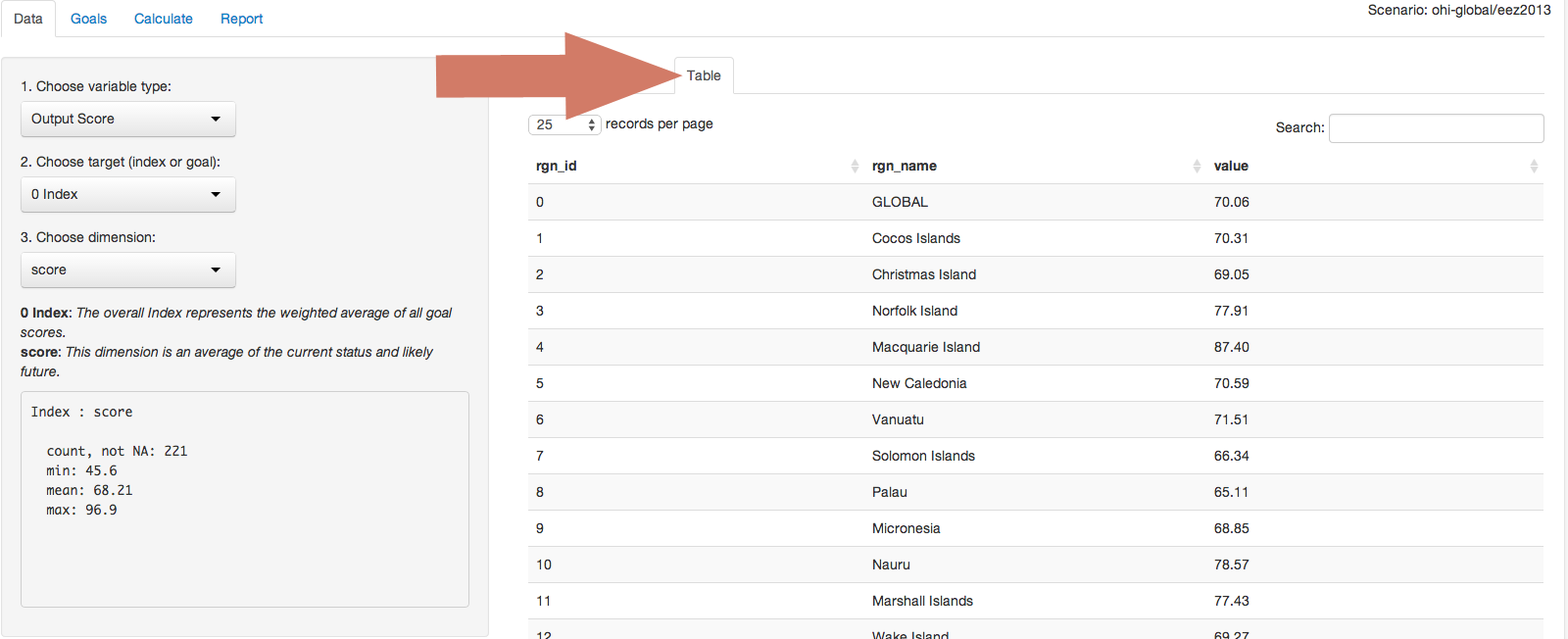
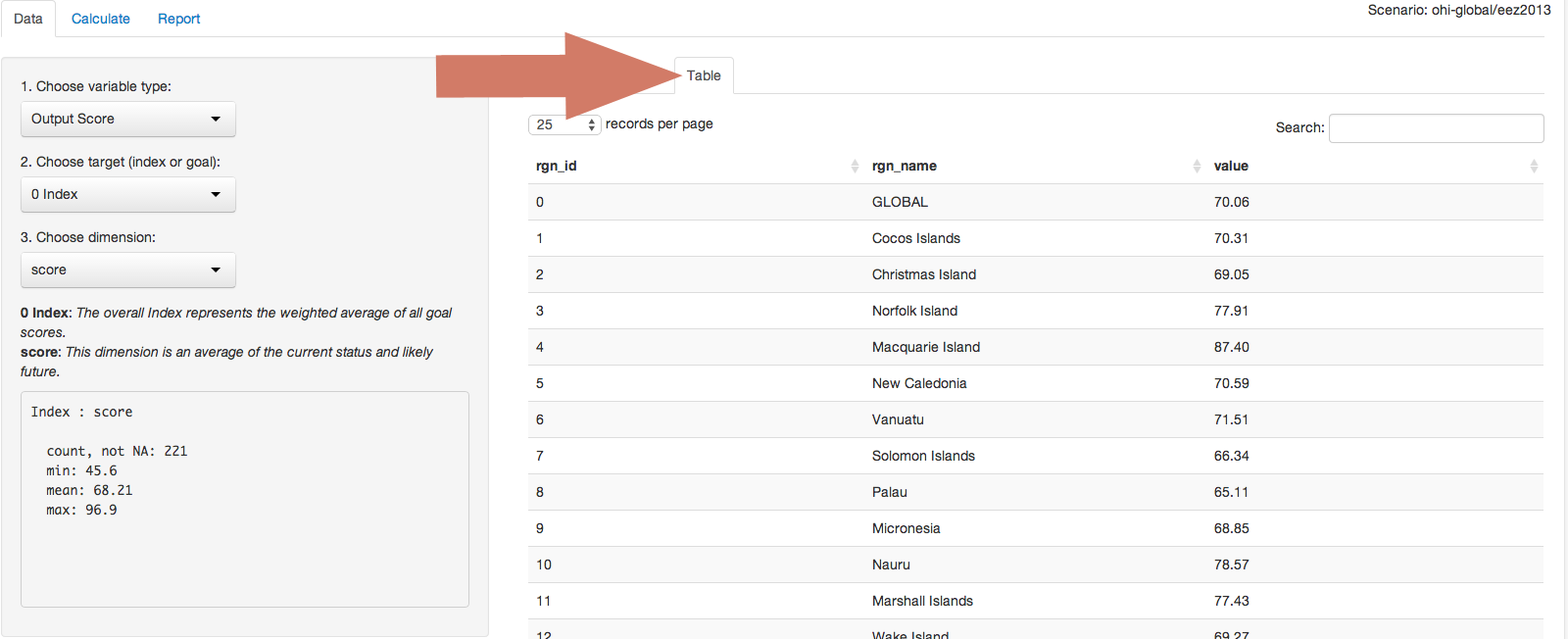
Revision of a layered (1568, 639) image; what changed, layer by layer:
painted on "Background" over [70, 12, 264, 27]
